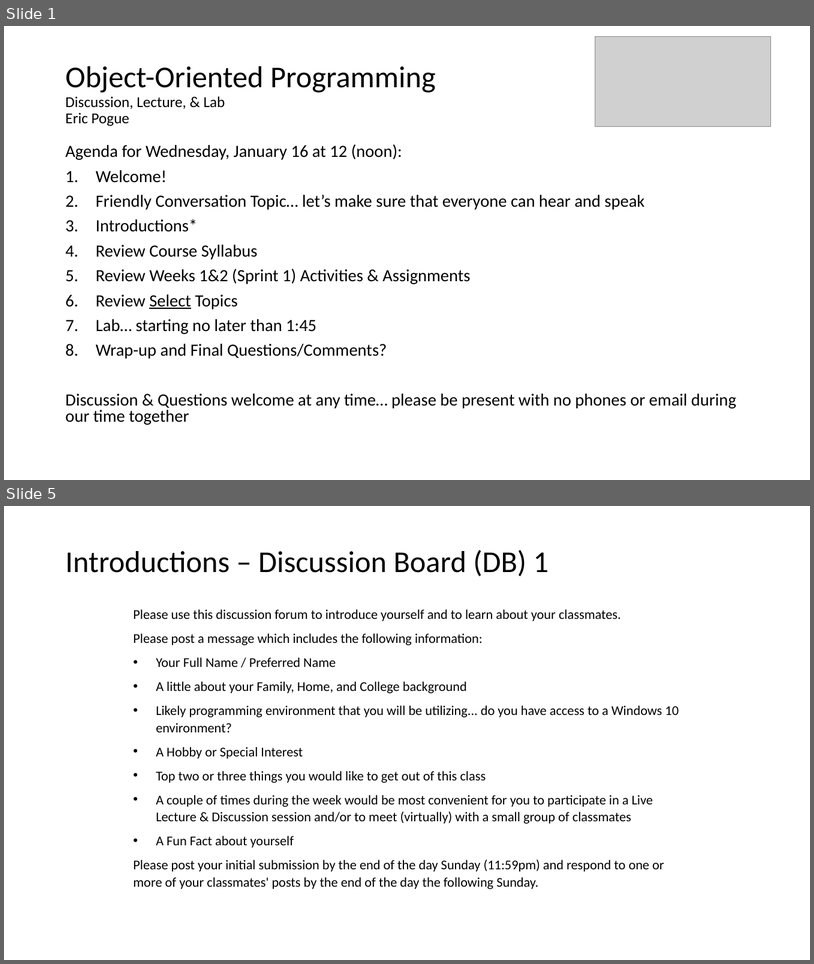
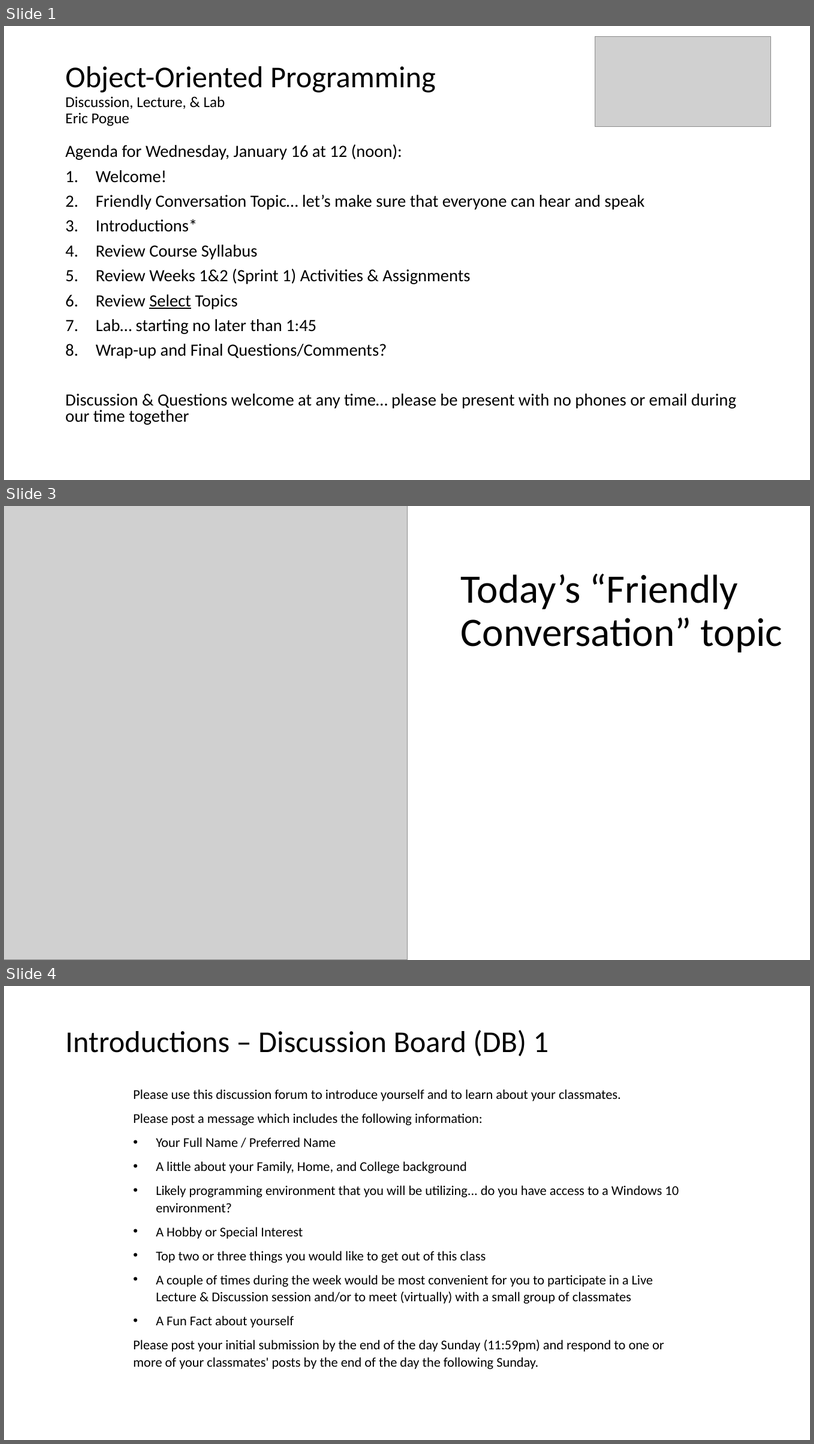
Before and after one commit to jamesbaptiste1/cpsc-24500-2019-01-spring-lt1, a slide deck: lecture-presentations/2019-01-15.pptx. Shown one above the other, each under a label of ours: slides 1 and 5 before the commit, slides 1, 3 and 4 after it; the slides between them are not shown. The pictures are 814x964 and 814x1444 pixels, drawn with LibreOffice and Linux fonts; fonts in the diff are those of the drawing; grey boxes stand for pictures. Boxes give left, top, right and bottom in pixels: in the first picture for what was removed or moved away, otherwise in the second. Text is boxed around its words. In the diff, an @@ line names an element or a change of style, - is before the commit and + after.

```diff
--- a/lecture-presentations/2019-01-15.pptx
+++ b/lecture-presentations/2019-01-15.pptx
@@ slide 3 added at [4, 506, 810, 960], background #FFFFFF @@
@@ picture added at [4, 506, 408, 960] @@
@@ title added at [461, 573, 783, 652], 48 pt, text #000000 @@
+Today’s “Friendly Conversation” topic
@@ what was slide 5 is now slide 4 @@
```
Also in this commit, not shown: 1 slide changed, 3 slides removed.
